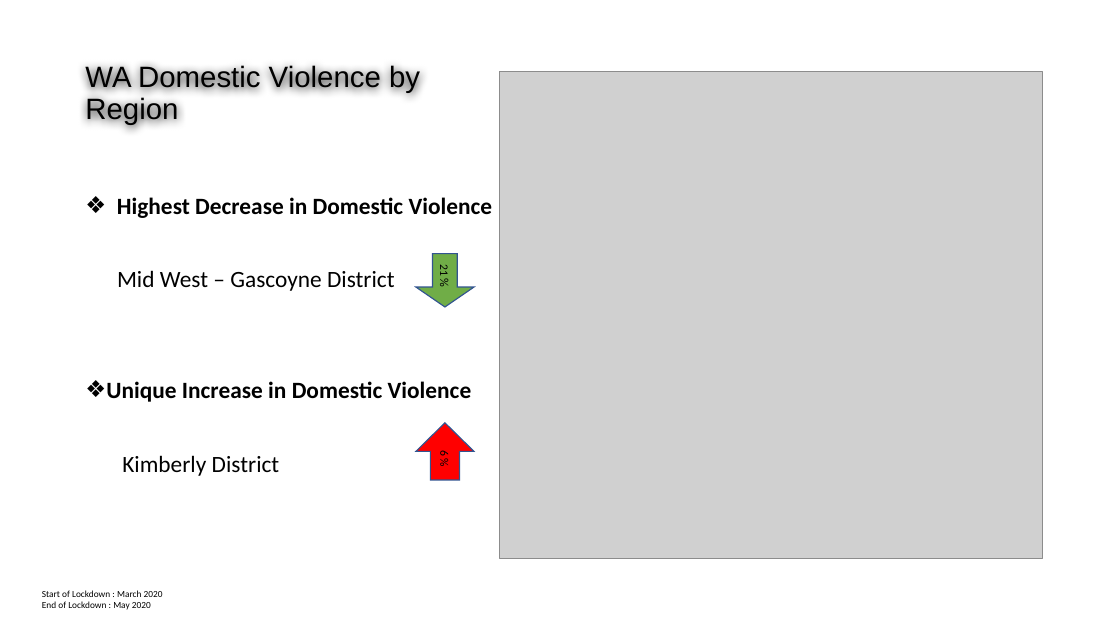
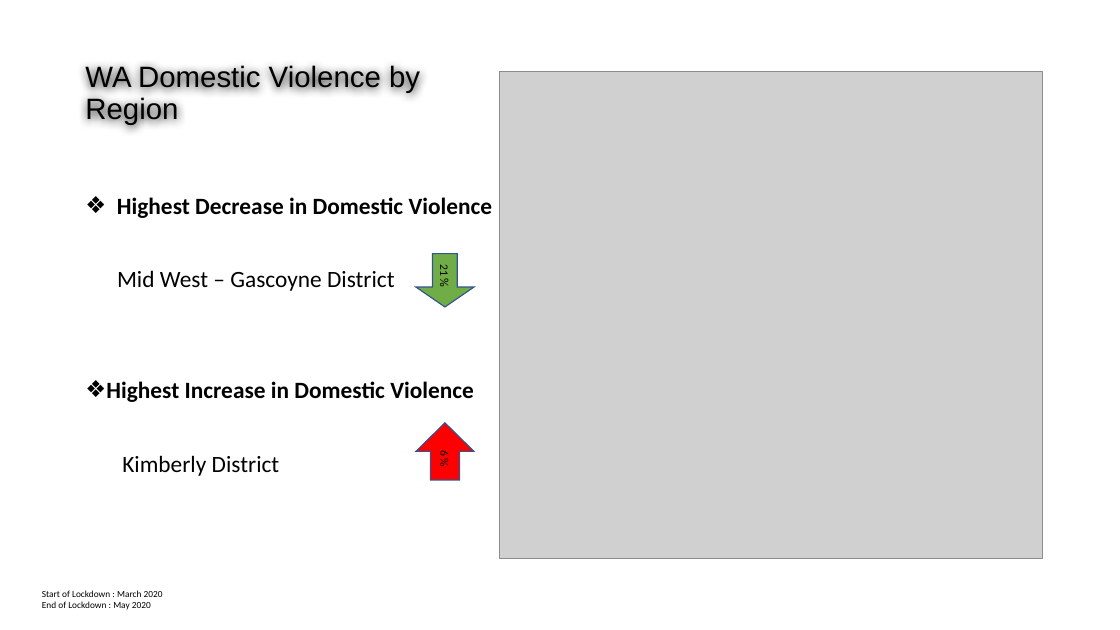
Before and after one commit to FernB/WACrimeRatesCovid19, a slide deck: slide 6 of Project 1 - Group3.pptx. Drawn at 1120x630 pixels with LibreOffice and Linux fonts; fonts in the diff are those of the drawing; grey boxes stand for pictures. Boxes give left, top, right and bottom in pixels: in the first picture for what was removed or moved away, otherwise in the second. Text is boxed around its words. In the diff, an @@ line names an element or a change of style, - is before the commit and + after.

Commit message:
new preso

```diff
--- a/Project 1 - Group3.pptx
+++ b/Project 1 - Group3.pptx
@@ text at (x1=106, y1=381, x2=474, y2=402): text changed @@
-❖ Unique Increase in Domestic Violence
+❖ Highest Increase in Domestic Violence
```
